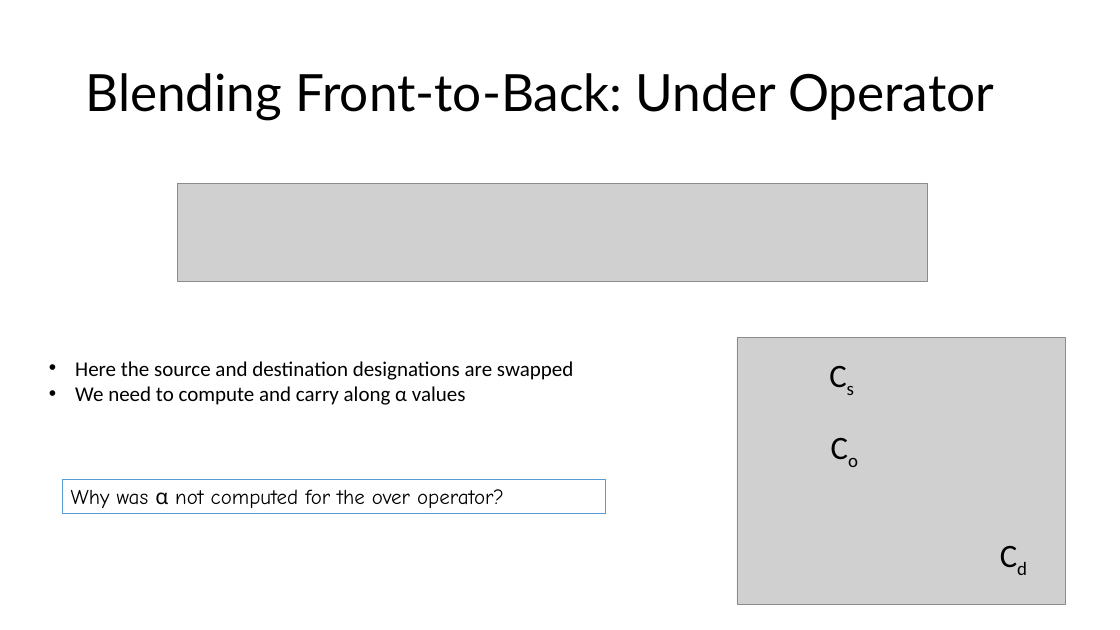
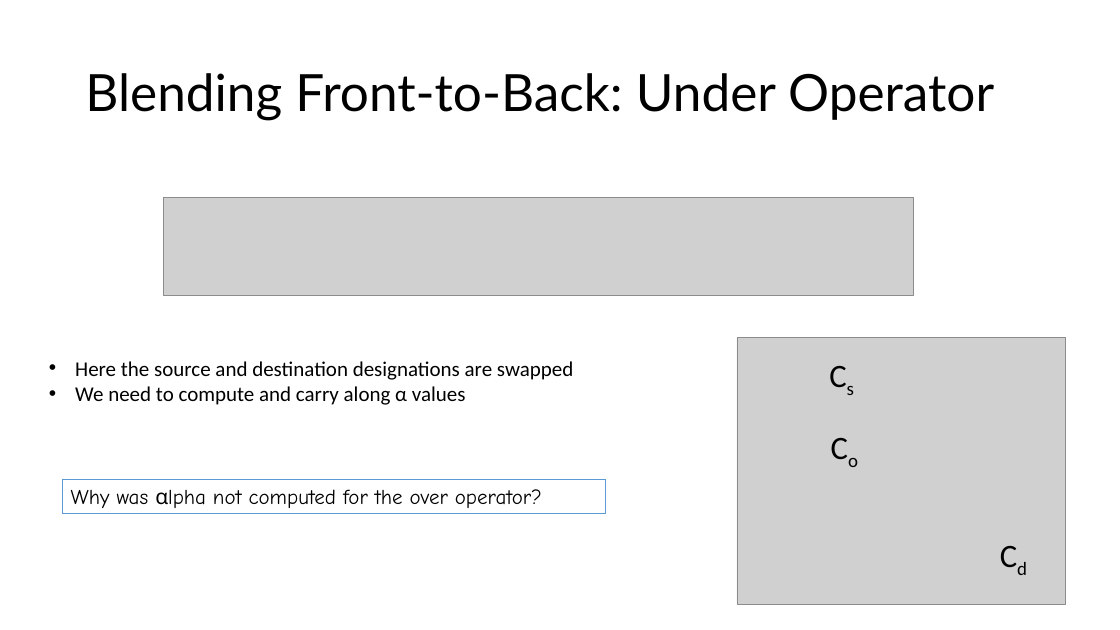
Before and after one commit to illinois-cs418/cs418CourseMaterial, a slide deck: slide 9 of Lectures/CS418-Lecture21-Compositing.pptx. Drawn at 1120x630 pixels with LibreOffice and Linux fonts; fonts in the diff are those of the drawing; grey boxes stand for pictures. Boxes give left, top, right and bottom in pixels: in the first picture for what was removed or moved away, otherwise in the second. Text is boxed around its words. In the diff, an @@ line names an element or a change of style, - is before the commit and + after.

```diff
--- a/Lectures/CS418-Lecture21-Compositing.pptx
+++ b/Lectures/CS418-Lecture21-Compositing.pptx
@@ picture: place and size @@
-picture at [177, 183, 928, 281]
+picture at [163, 197, 913, 296]
@@ text in rectangle at [71, 489, 542, 508]: text changed @@
-Why was α not computed for the over operator?
+Why was αlpha not computed for the over operator?
```
Also in this commit, not shown: 3 other slides changed, 2 slides removed.
